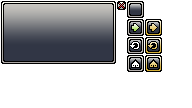
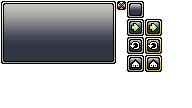
Revision of a layered 192px x 108px image; what changed, layer by layer:
hid "Layer 46" over left=150, top=24, right=157, bottom=31
hid "Layer 47" over left=148, top=42, right=157, bottom=49
hid "Layer 48" over left=150, top=61, right=157, bottom=67
